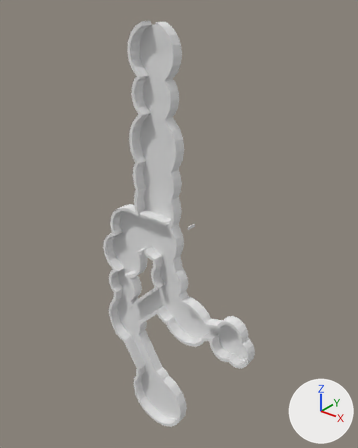
What one commit did to the Blender file Editing Files/tutorial.blend.
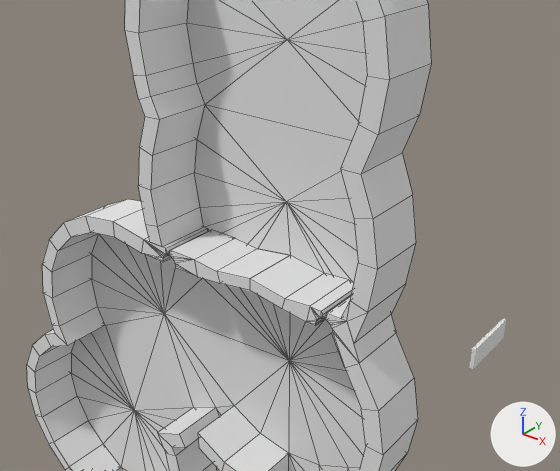
Each version is shown whole from a camera (50 mm lens) standing at (246.7, -300.8, 327.0) and looking at (-2.6, 10.9, 133.8), then close up from a camera (50 mm lens) standing at (54.8, -87.8, 201.3) and looking at (-15.0, -0.4, 147.1). Lighting does not change. The marker at lower right points along +X, +Y and +Z. The close-ups show mesh edges as thin lines.

Names of what the first close-up shows: 'Blocker Pusher', 'Funnel Door Left', 'Funnel Door Right', 'Funnel Island Floors', 'Funnel Island Walls', 'Mainland Floors', 'Mainland Walls'.
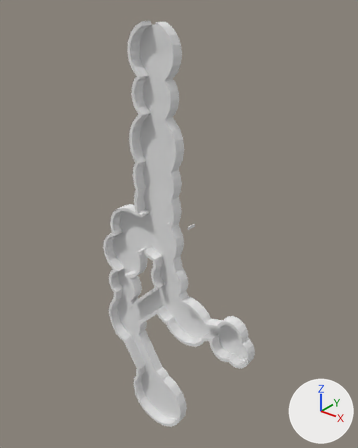
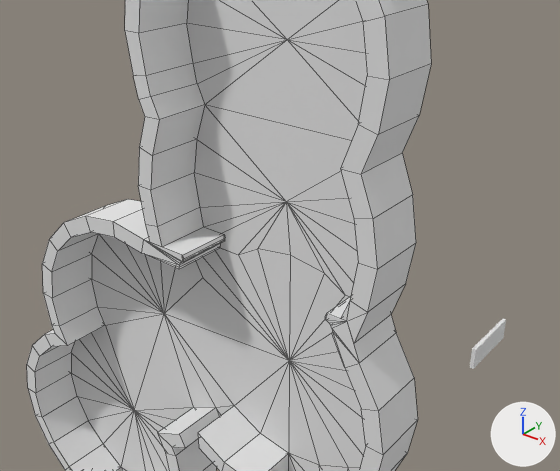
Commit message: Fixed weird funnel door problem by duplicating the door that worked.

Changed parts and their boxes [x1, y1, x2, y2] in the close-ups (560 x 471 px; the box of a moved part takes in the faces that stretch with it):
'Funnel Door Right', deleted: before [250, 255, 354, 326]
    faces in mat_clear (white #e7e7e7): [250, 255, 354, 326]
    faces in mat_tutorial_wall (white #e7e7e7): [250, 279, 323, 326]
'Funnel Door Left', deleted: before [169, 230, 290, 290]
    faces in mat_clear (white #e7e7e7): [171, 230, 290, 279]
    faces in mat_tutorial_wall (white #e7e7e7): [169, 250, 250, 290]
part 1 of me_floor_002, moved or reshaped: before [142, 227, 209, 262]; after [142, 227, 225, 269]
part 2 of me_floor_002, moved or reshaped: [325, 313, 347, 325] in both

The edits, one by one:
me_floor_002 is used by ob_mainland_walls; location (0.0, 0.0, 0.0); rotation (1.571, 0.0, 0.0), in degrees (90, 0, 0).
me_floor_002 had 654 vertices, 672 faces and spanned x -82.0..89.0, y -101.0..144.0, z 0.0..10.0.
me_floor_002 now has 652 vertices, 672 faces, 1 loose edge and spans x -82.0..89.0, y -101.0..144.0, z 0.0..10.0.
Part 1, on me_floor_002:
5 vertices are removed from x -34.0..-31.0, y 140.0..143.0, z 0.0..10.0.
9 faces are deleted.
14 vertices in x -33.0..-31.0, y 140.0..143.0, z 0.0..10.0 move by (4.0, 0.0, 0.0).
2 vertices move from x -32.0, y 141.0, z 0.0..10.0 to x -29.0, y 141.0, z 0.0..10.0.
3 vertices are added at (-28.0, 142.0, 10.0), (-28.0, 143.0, 10.0), (-27.0, 143.0, 10.0).
1 loose edge is added.
4 new faces join them, mat_tutorial_wall (white #e7e7e7).
5 new faces join them, mat_clear (white #e7e7e7).
Part 2, on me_floor_002:
9 faces are deleted.
1 vertex moves within x 1.0, y 142.0, z 10.0.
4 new faces join them, mat_tutorial_wall (white #e7e7e7).
5 new faces join them, mat_clear (white #e7e7e7).
Object 'Funnel Door Right' (ob_funnel_door_right) is deleted.
Object 'Funnel Door Left' (ob_funnel_door_left) is deleted.
